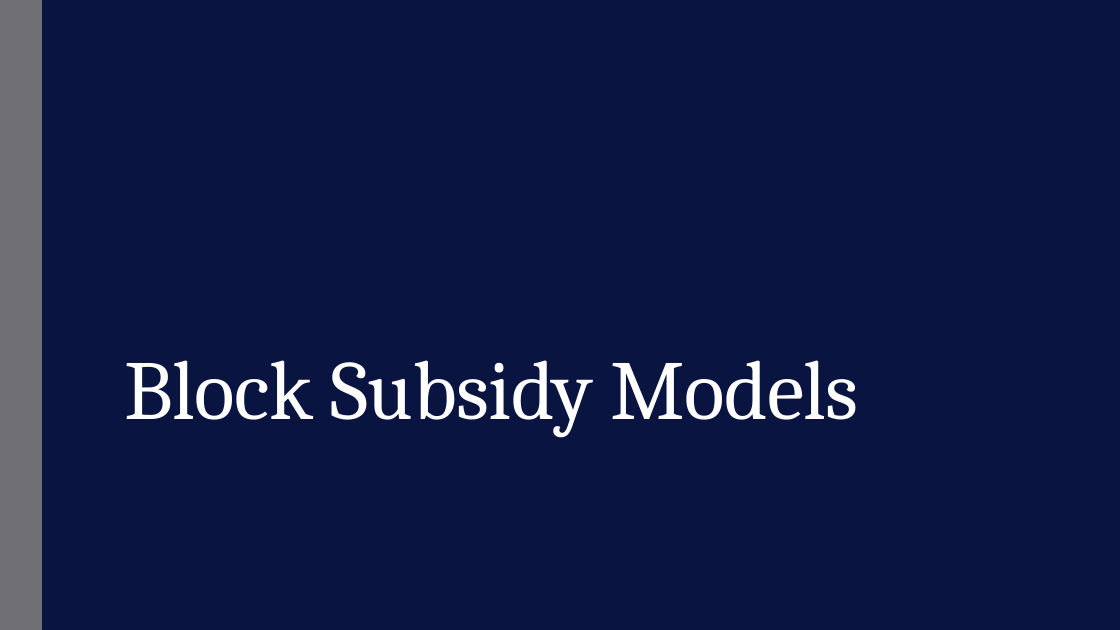
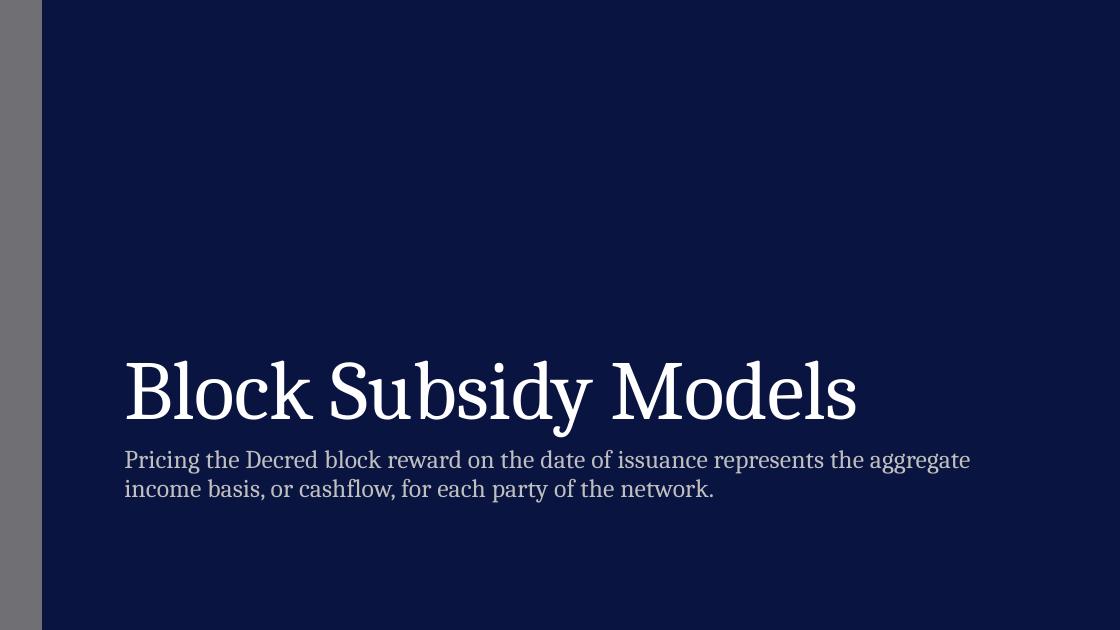
Before and after one commit to cryptobuks1/checkonchain, a slide deck: slide 14 of research_articles/masterclasses/consensus_distributed/consensus_distributed.pptx (slide 13 before the commit). Drawn at 1120x630 pixels with LibreOffice and Linux fonts; fonts in the diff are those of the drawing; background and template pictures are left out. Boxes give left, top, right and bottom in pixels: in the first picture for what was removed or moved away, otherwise in the second. Text is boxed around its words. In the diff, an @@ line names an element or a change of style, - is before the commit and + after.

Commit message:
our network 5

```diff
--- a/research_articles/masterclasses/consensus_distributed/consensus_distributed.pptx
+++ b/research_articles/masterclasses/consensus_distributed/consensus_distributed.pptx
@@ subtitle added at (124,450,971,503), 22 pt, text #BFBFBF @@
+Pricing the Decred block reward on the date of issuance represents the aggregate income basis, or cashflow, for each party of the network.
```
Also in this commit, not shown: 10 other slides changed, 3 slides added, 37 other files.
